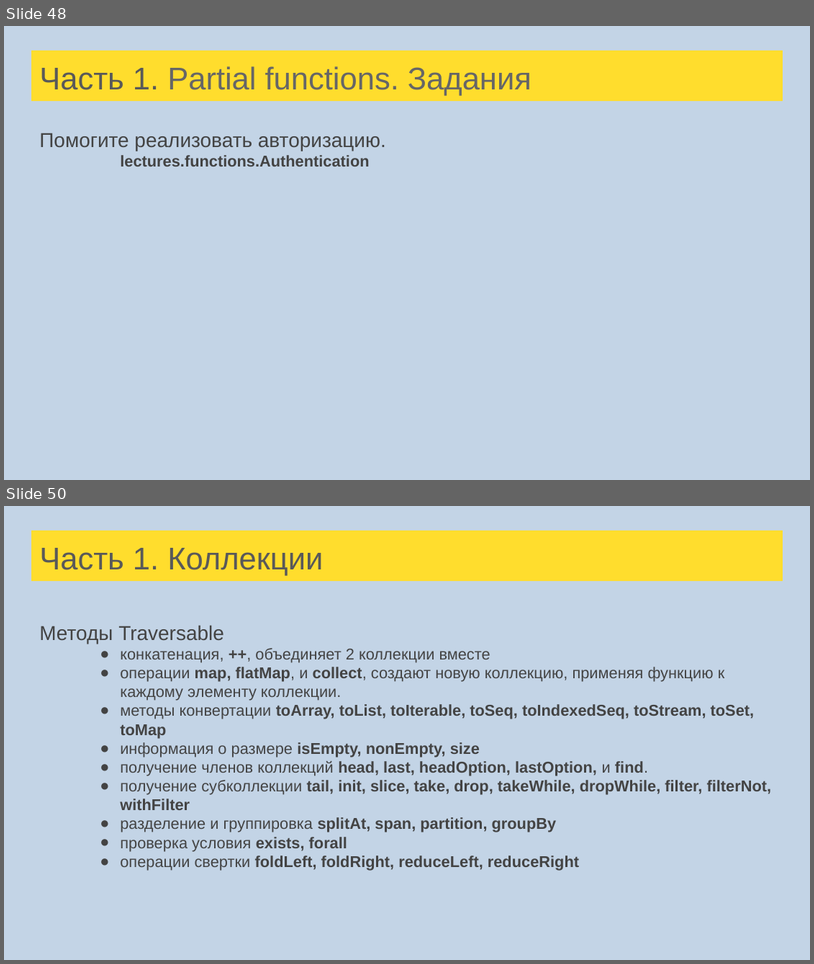
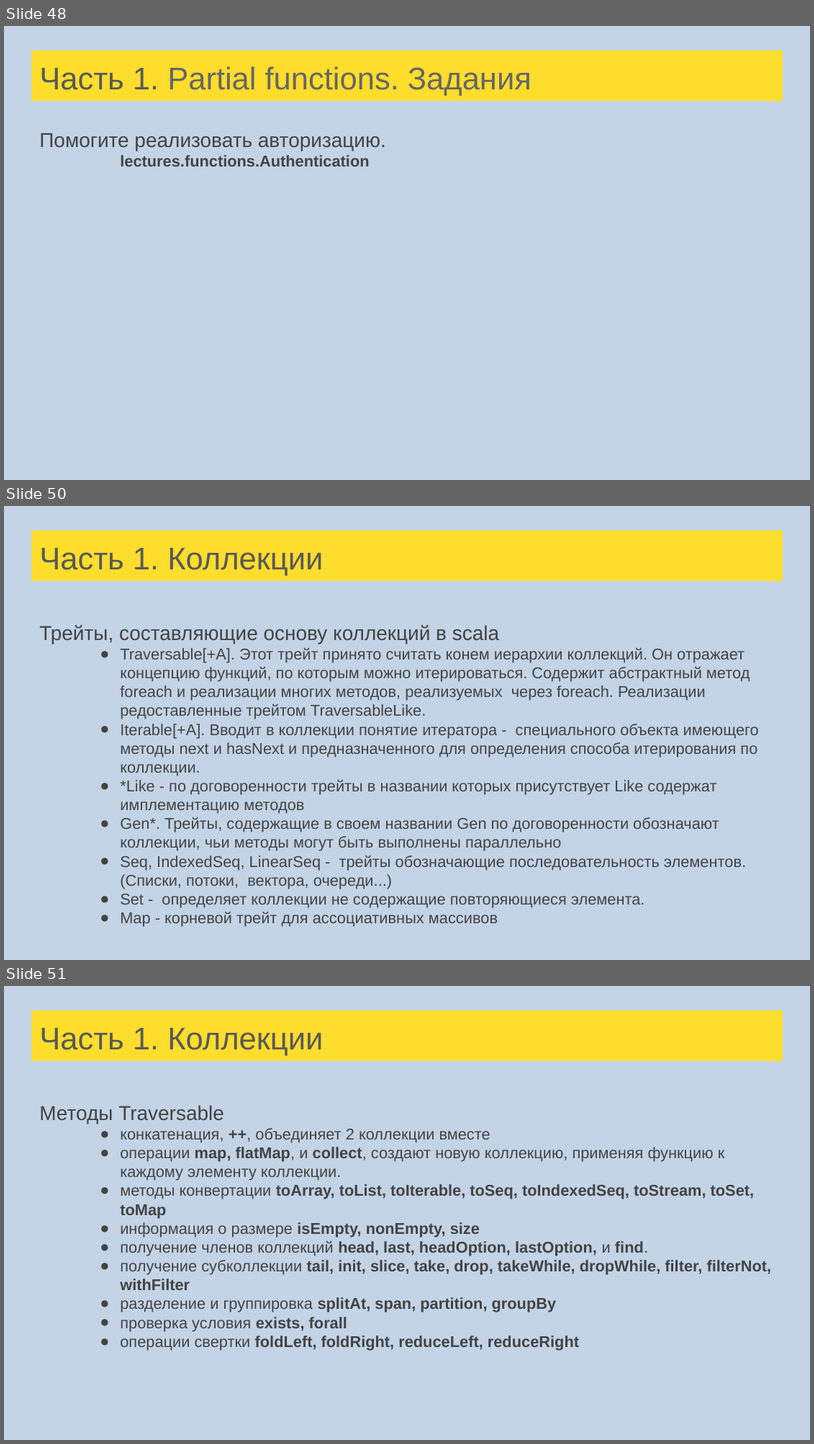
Before and after one commit to sergeypopov83/scala-school, a slide deck: src/main/resources/Лекции Scala для FinTech.pptx. Shown one above the other, each under a label of ours: slides 48 and 50 before the commit, slides 48, 50 and 51 after it; the slides between them are not shown. The pictures are 814x964 and 814x1444 pixels, drawn with LibreOffice and Linux fonts; fonts in the diff are those of the drawing. Boxes give left, top, right and bottom in pixels: in the first picture for what was removed or moved away, otherwise in the second. Text is boxed around its words. In the diff, an @@ line names an element or a change of style, - is before the commit and + after.

```diff
--- a/src/main/resources/Лекции Scala для FinTech.pptx
+++ b/src/main/resources/Лекции Scala для FinTech.pptx
@@ slide 50 added at (x1=4, y1=506, x2=810, y2=960), background #C3D4E6 @@
@@ title added at (x1=31, y1=530, x2=783, y2=581), fill #FFDD2D, 28 pt, text #595959 @@
+Часть 1. Коллекции
@@ text added at (x1=39, y1=625, x2=759, y2=926), 14 pt, text #434343 @@
+Трейты, составляющие основу коллекций в scala
+● Traversable[+A]. Этот трейт принято считать конем иерархии коллекций. Он отражает концепцию функций, по которым можно итерироваться. Содержит абстрактный метод foreach и реализации многих методов, реализуемых через foreach. Реализации редоставленные трейтом TraversableLike.
+● Iterable[+A]. Вводит в коллекции понятие итератора - специального объекта имеющего методы next и hasNext и предназначенного для определения способа итерирования по коллекции.
+● *Like - по договоренности трейты в названии которых присутствует Like содержат имплементацию методов
+● Gen*. Трейты, содержащие в своем названии Gen по договоренности обозначают коллекции, чьи методы могут быть выполнены параллельно
+● Seq, IndexedSeq, LinearSeq - трейты обозначающие последовательность элементов. (Списки, потоки, вектора, очереди...)
+● Set - определяет коллекции не содержащие повторяющиеся элемента.
+● Map - корневой трейт для ассоциативных массивов
@@ what was slide 50 is now slide 51 @@
```
Also in this commit, not shown: 5 slides changed, 16 other slides added, 1 slide removed, 16 other files.
